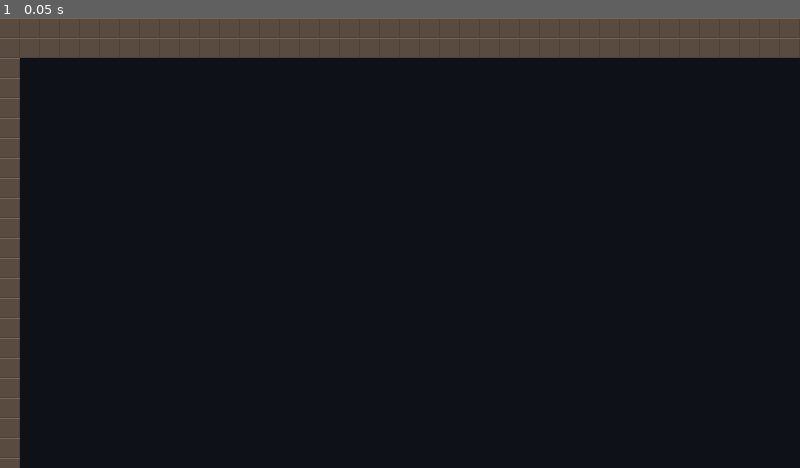
Above: before the commit, frame 1.
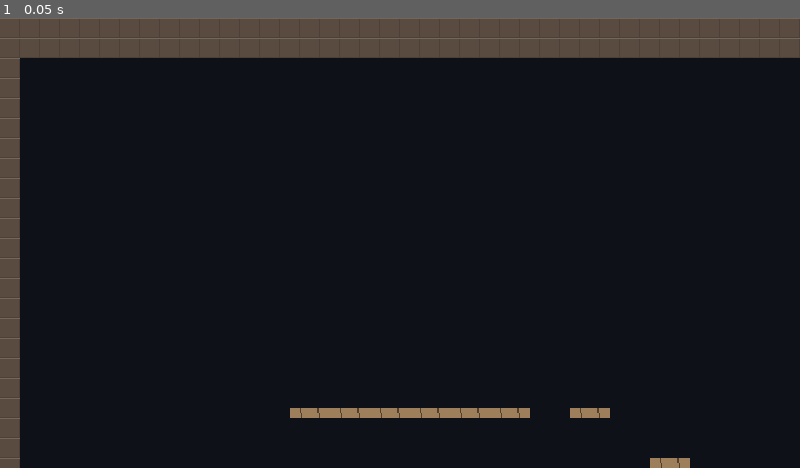
Above: after the commit, the same moment.

Repository: yuriisytnyk1996/The-Last-Sich
Game: Godot game, scene res://levels/rooms/test_shaft.tscn
The game is run twice, just before and just after one commit, with the same random seed, the same clock (stepped at 60 frames per second) and the same inputs. This scene is started directly instead of the project's main scene.
Inputs:
- Up to frame 1 (0.05 s): no input

The runs differ from the first frame. In frame 1, 0.9% of the frame differs, in the area x 36-87%, y 86-100%.

Commit message:
feat(environment): add crumbling platforms
A platform that shakes under the player, then gives way: it drops and
fades (a collapsing platform; a row makes a collapsing bridge) or fades
in place (a vanishing platform). It comes back after return_time,
waiting while the player is in its way, or stays gone until the room
reloads. Vanishing stairs and a collapsing bridge in the test shaft.

Diff:
--- /dev/null
+++ b/levels/objects/platforms/crumble_platform.gd
@@ -0,0 +1,158 @@
+@tool
+class_name CrumblePlatform
+extends StaticBody2D
+## A platform that gives way under the player. Once the player stands on
+## it, it shakes for `crumble_delay`, then gives way: it drops and fades
+## (`falls`, a collapsing bridge) or fades in place (a vanishing
+## platform), and the player falls through. After `return_time` it comes
+## back, waiting while the player is in its way; with 0 it is gone until
+## the room loads again. Not saved.
+##
+## A row of them makes a collapsing bridge the player has to run across.
+## The origin is the top centre. One-way by default (on the `platforms`
+## layer, like planks); turn `one_way` off for a solid block on `world`.
+## The collision shape is built from `size` when the game runs. Put it in
+## the room's `Layout`.
+
+enum Phase { SOLID, SHAKING, GONE }
+
+const WORLD_LAYER := 1
+const PLAYER_LAYER := 2
+const PLATFORMS_LAYER := 7
+const COLOR := Color(0.62, 0.5, 0.36)
+const CRACK_COLOR := Color(0.32, 0.25, 0.18)
+## How often the shake picks a new offset (s).
+const SHAKE_STEP := 0.04
+
+@export var size := Vector2(32.0, 8.0):
+	set(value):
+		size = value.max(Vector2.ONE)
+		queue_redraw()
+@export var one_way := true
+## Seconds it shakes under the player before giving way.
+@export var crumble_delay := 0.5
+## Drops while it fades (collapsing); off fades in place (vanishing).
+@export var falls := true
+## How far it drops while fading (px).
+@export var fall_distance := 24.0
+## Seconds it takes to fade out, and to fade back in.
+@export var vanish_time := 0.3
+## Seconds until it comes back. 0: gone until the room loads again.
+@export var return_time := 3.0
+## Sideways shake while it crumbles (px).
+@export var shake_amount := 1.0
+
+var phase := Phase.SOLID
+
+var _shape: CollisionShape2D
+var _offset := Vector2.ZERO
+var _time_left := 0.0
+var _shake_left := 0.0
+var _tween: Tween
+
+
+func _ready() -> void:
+	if Engine.is_editor_hint():
+		return
+	collision_layer = 0
+	collision_mask = 0
+	set_collision_layer_value(PLATFORMS_LAYER if one_way else WORLD_LAYER, true)
+	_shape = _make_shape()
+	add_child(_shape)
+
+
+func _physics_process(delta: float) -> void:
+	if Engine.is_editor_hint():
+		return
+	if phase == Phase.SOLID and _is_stood_on():
+		phase = Phase.SHAKING
+		_time_left = crumble_delay
+	elif phase == Phase.SHAKING:
+		_shake(delta)
+		_time_left -= delta
+		if _time_left <= 0.0:
+			_give_way()
+
+
+## True if the player landed on top of it in its last move.
+func _is_stood_on() -> bool:
+	var player := get_tree().get_first_node_in_group(&"player") as CharacterBody2D
+	if player == null or not player.is_on_floor():
+		return false
+	for i in player.get_slide_collision_count():
+		var hit := player.get_slide_collision(i)
+		if hit.get_collider() == self and hit.get_normal().y < -0.5:
+			return true
+	return false
+
+
+func _shake(delta: float) -> void:
+	_shake_left -= delta
+	if _shake_left > 0.0:
+		return
+	_shake_left = SHAKE_STEP
+	_offset.x = roundf(randf_range(-shake_amount, shake_amount))
+	queue_redraw()
+
+
+func _give_way() -> void:
+	phase = Phase.GONE
+	_offset.x = 0.0
+	# Deferred: collision can't change during a physics callback.
+	_shape.set_deferred(&"disabled", true)
+	_restart_tween()
+	_tween.tween_property(self, ^"modulate:a", 0.0, vanish_time)
+	if falls:
+		_tween.parallel().tween_method(_set_drop, 0.0, fall_distance, vanish_time)
+	if return_time > 0.0:
+		_tween.tween_interval(return_time)
+		_tween.tween_callback(_come_back)
+
+
+func _come_back() -> void:
+	if _player_in_the_way():
+		get_tree().create_timer(0.2, false).timeout.connect(_come_back)
+		return
+	_set_drop(0.0)
+	_shape.disabled = false
+	phase = Phase.SOLID
+	_restart_tween()
+	_tween.tween_property(self, ^"modulate:a", 1.0, vanish_time)
+
+
+func _player_in_the_way() -> bool:
+	var query := PhysicsShapeQueryParameters2D.new()
+	query.shape = _shape.shape
+	query.transform = _shape.global_transform
+	query.collision_mask = 1 << (PLAYER_LAYER - 1)
+	return not get_world_2d().direct_space_state.intersect_shape(query, 1).is_empty()
+
+
+func _set_drop(value: float) -> void:
+	_offset.y = value
+	queue_redraw()
+
+
+func _restart_tween() -> void:
+	if _tween:
+		_tween.kill()
+	_tween = create_tween()
+
+
+func _make_shape() -> CollisionShape2D:
+	var rect := RectangleShape2D.new()
+	rect.size = size
+	var shape := CollisionShape2D.new()
+	shape.shape = rect
+	shape.position = Vector2(0.0, size.y / 2.0)
+	shape.one_way_collision = one_way
+	return shape
+
+
+func _draw() -> void:
+	var rect := Rect2(_offset + Vector2(-size.x / 2.0, 0.0), size)
+	draw_rect(rect, COLOR)
+	# Two cracks mark it apart from a plain plank.
+	for x in [-size.x / 4.0, size.x / 5.0]:
+		var top := _offset + Vector2(x, 0.0)
+		draw_line(top, top + Vector2(2.0, size.y), CRACK_COLOR)
--- a/levels/rooms/test_shaft/layout.tscn
+++ b/levels/rooms/test_shaft/layout.tscn
@@ -2,6 +2,7 @@
 
 [ext_resource type="Script" path="res://levels/objects/ladder.gd" id="20_ladder"]
 [ext_resource type="TileSet" path="res://levels/terrain/terrain.tres" id="2_terrain"]
+[ext_resource type="Script" path="res://levels/objects/platforms/crumble_platform.gd" id="3_crumble"]
 
 [node name="Layout" type="Node2D"]
 
@@ -13,3 +14,50 @@
 position = Vector2(856, -16)
 script = ExtResource("20_ladder")
 height = 448.0
+
+[node name="Crumble" type="Node2D" parent="."]
+
+[node name="Vanish1" type="StaticBody2D" parent="Crumble"]
+position = Vector2(600, 392)
+script = ExtResource("3_crumble")
+falls = false
+
+[node name="Vanish2" type="StaticBody2D" parent="Crumble"]
+position = Vector2(536, 352)
+script = ExtResource("3_crumble")
+falls = false
+
+[node name="Vanish3" type="StaticBody2D" parent="Crumble"]
+position = Vector2(472, 312)
+script = ExtResource("3_crumble")
+falls = false
+
+[node name="Bridge1" type="StaticBody2D" parent="Crumble"]
+position = Vector2(408, 312)
+script = ExtResource("3_crumble")
+return_time = 0.0
+
+[node name="Bridge2" type="StaticBody2D" parent="Crumble"]
+position = Vector2(376, 312)
+script = ExtResource("3_crumble")
+return_time = 0.0
+
+[node name="Bridge3" type="StaticBody2D" parent="Crumble"]
+position = Vector2(344, 312)
+script = ExtResource("3_crumble")
+return_time = 0.0
+
+[node name="Bridge4" type="StaticBody2D" parent="Crumble"]
+position = Vector2(312, 312)
+script = ExtResource("3_crumble")
+return_time = 0.0
+
+[node name="Bridge5" type="StaticBody2D" parent="Crumble"]
+position = Vector2(280, 312)
+script = ExtResource("3_crumble")
+return_time = 0.0
+
+[node name="Bridge6" type="StaticBody2D" parent="Crumble"]
+position = Vector2(248, 312)
+script = ExtResource("3_crumble")
+return_time = 0.0
Not shown, added: levels/objects/platforms/crumble_platform.gd.uid
Not shown, changed: docs/guide/project-structure.md
Not shown, changed: docs/roadmap.md
Not shown, changed: docs/systems/environment.md
Not shown, changed: docs/systems/rooms.md
